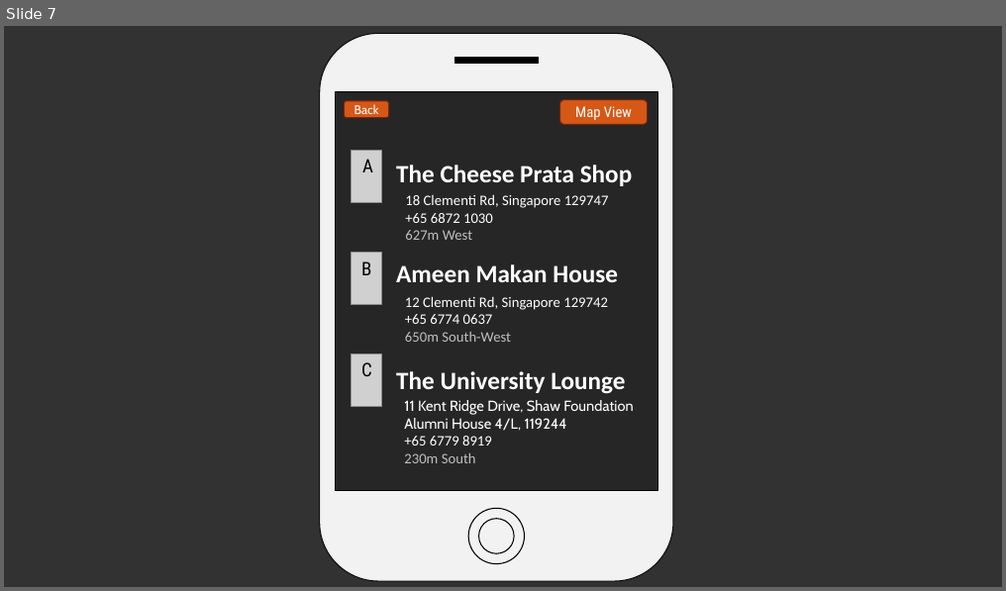
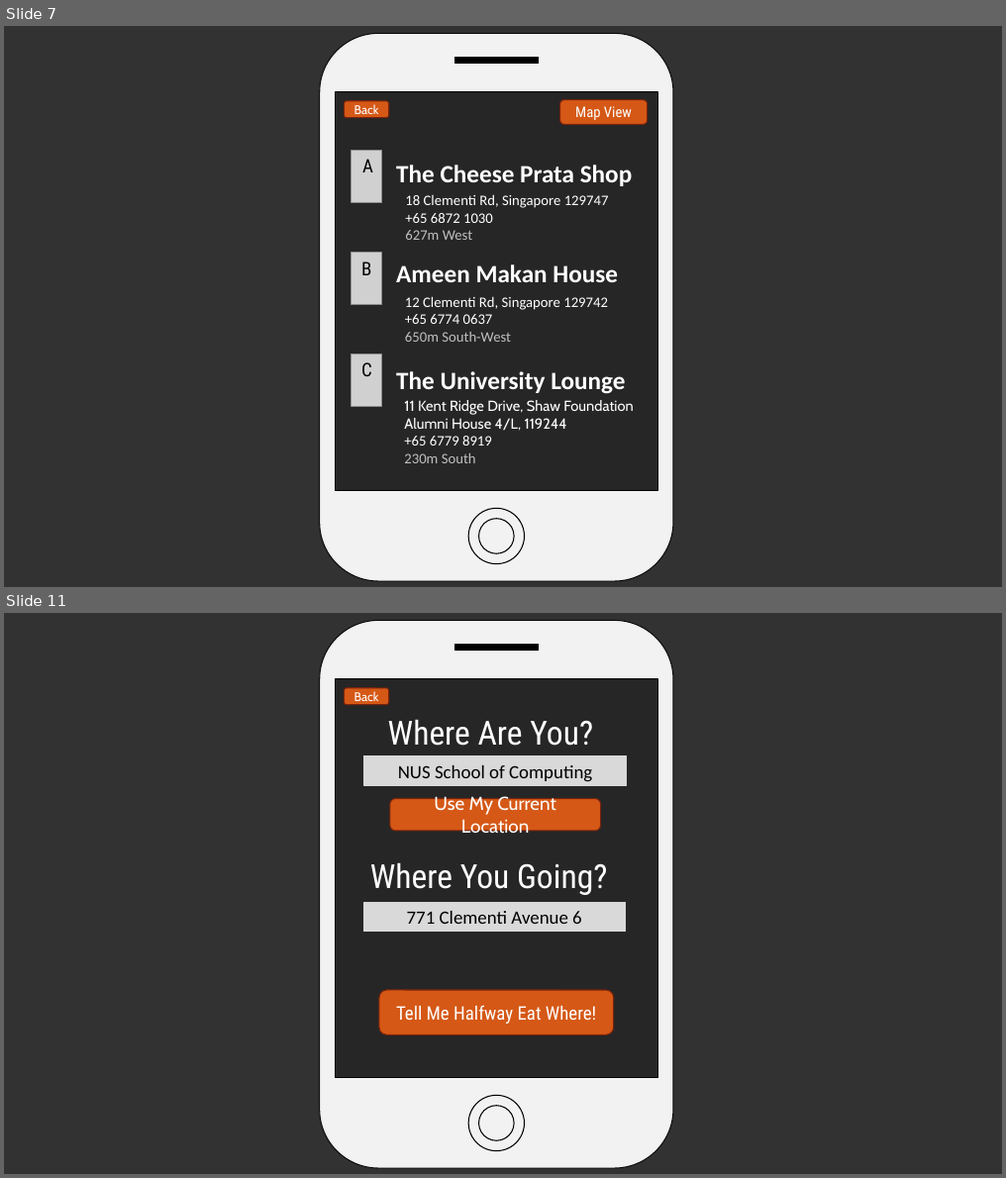
Before and after one commit to blackhydrogen/hungrygothere, a slide deck: Hungry Go THERE.pptx. Shown one above the other, each under a label of ours: slide 7 before the commit, slides 7 and 11 after it; the slides between them are not shown. The pictures are 1006x591 and 1006x1178 pixels, drawn with LibreOffice and Linux fonts; fonts in the diff are those of the drawing; grey boxes stand for pictures. Boxes give left, top, right and bottom in pixels: in the first picture for what was removed or moved away, otherwise in the second. Text is boxed around its words. In the diff, an @@ line names an element or a change of style, - is before the commit and + after.

```diff
--- a/Hungry Go THERE.pptx
+++ b/Hungry Go THERE.pptx
@@ slide 11 added at (4, 613, 1002, 1174), background #323232 @@
@@ rounded rectangle added at (320, 621, 674, 1168), fill #F2F2F2, outline #0D0D0D 1 pt @@
@@ rectangle added at (454, 644, 539, 650), fill #000000, outline #000000 1 pt @@
@@ rectangle added at (335, 679, 657, 1078), fill #262626, outline #000000 1 pt @@
@@ rounded rectangle added at (344, 688, 389, 704), fill #D55816, outline #7A240B 1 pt, 12 pt, text #FFFFFF @@
+Back
@@ text added at (388, 719, 593, 746), 32 pt, text #FFFFFF @@
+Where Are You?
@@ rectangle added at (364, 756, 626, 785), fill #D9D9D9, outline #D9D9D9 1 pt, 18 pt, text #000000 @@
+NUS School of Computing
@@ rounded rectangle added at (390, 799, 601, 831), fill #D55816, outline #7A240B 1 pt, 18 pt, text #FFFFFF @@
+Use My Current Location
@@ text added at (370, 862, 607, 895), 32 pt, text #FFFFFF @@
+Where You Going?
@@ rectangle added at (363, 902, 626, 931), fill #D9D9D9, outline #D9D9D9 1 pt, 18 pt, text #000000 @@
+771 Clementi Avenue 6
@@ rounded rectangle added at (379, 990, 614, 1035), fill #D55816, outline #7A240B 1 pt, 18 pt, text #FFFFFF @@
+Tell Me Halfway Eat Where!
@@ ellipse added at (469, 1096, 525, 1152), fill #F2F2F2, outline #000000 1 pt @@
@@ ellipse added at (478, 1106, 514, 1141), fill #F2F2F2, outline #000000 1 pt @@
```
Also in this commit, not shown: 5 other slides added.
